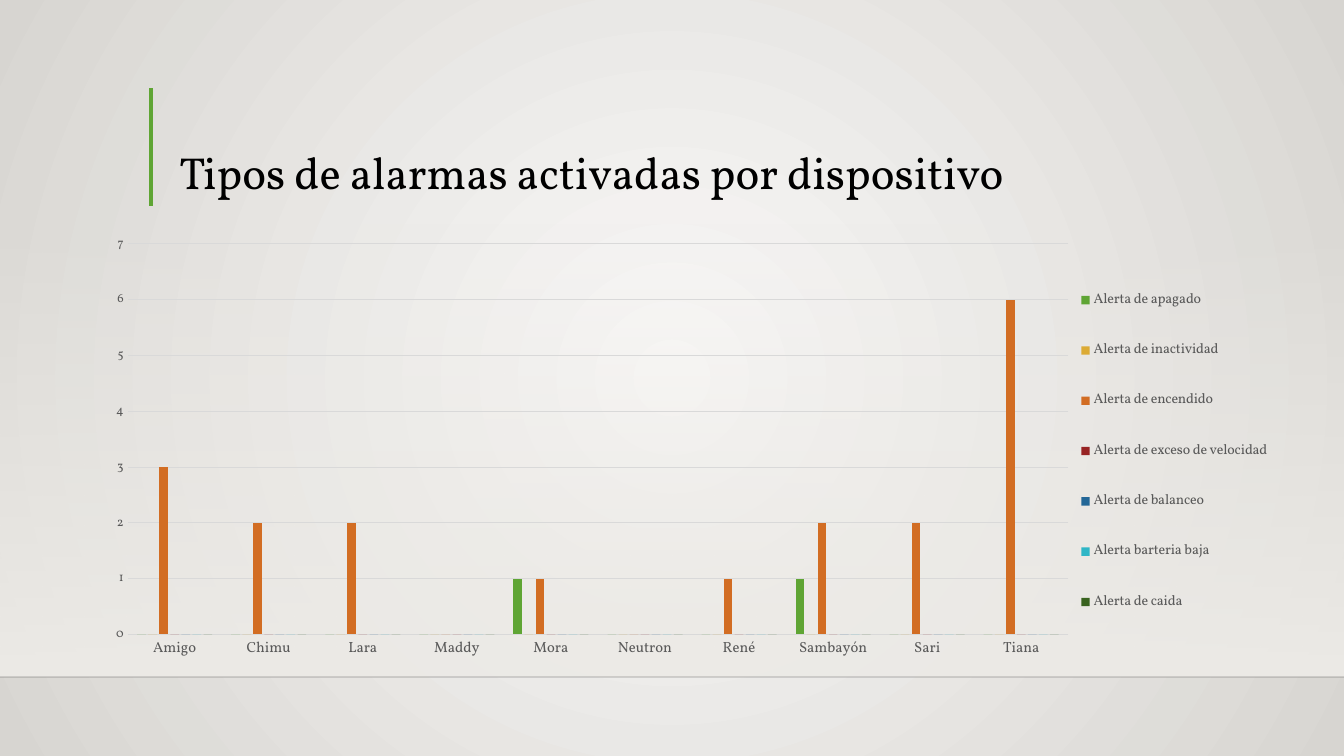
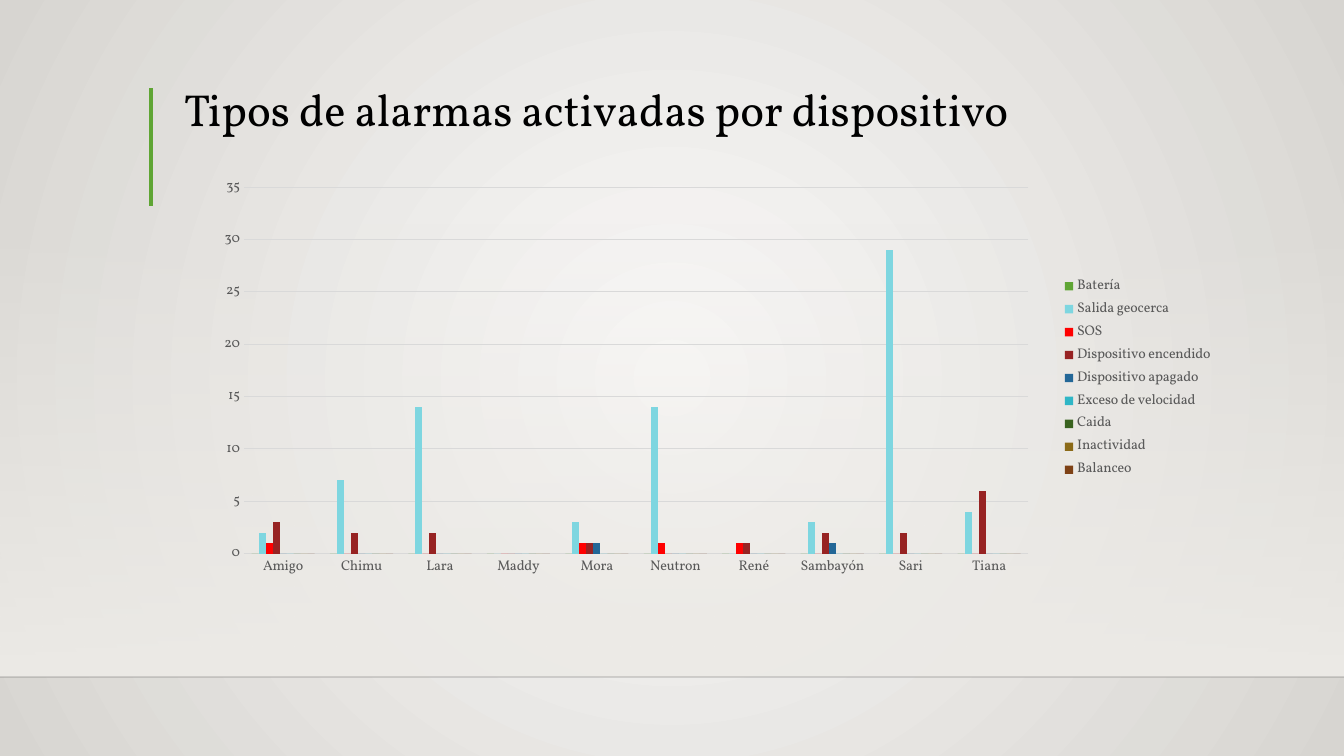
Before and after one commit to Siriusg2/resumenipa, a slide deck: slide 3 of excel_reports/IPApresentacion.pptx. Drawn at 1344x756 pixels with LibreOffice and Linux fonts; fonts in the diff are those of the drawing; background and template pictures are left out. Boxes give left, top, right and bottom in pixels: in the first picture for what was removed or moved away, otherwise in the second. Text is boxed around its words. In the diff, an @@ line names an element or a change of style, - is before the commit and + after.

```diff
--- a/excel_reports/IPApresentacion.pptx
+++ b/excel_reports/IPApresentacion.pptx
@@ title "Tipos de alarmas activadas por ...": place and size @@
-title "Tipos de alarmas activadas por ..." at (179,157,1003,200)
+title "Tipos de alarmas activadas por ..." at (184,94,1008,137)
@@ column chart at (174,173,1224,583) @@
-Alerta de apagado: 0, 0, 0, 0, 1, 0, 0, 1, 0, 0
+Batería: 0, 0, 0, 0, 0, 0, 0, 0, 0, 0
-Alerta de inactividad: 0, 0, 0, 0, 0, 0, 0, 0, 0, 0
+Salida geocerca: 2, 7, 14, 0, 3, 14, 0, 3, 29, 4
@@ colour of Salida geocerca #DCAB34 to #7FD6E0 @@
-Alerta de encendido: 3, 2, 2, 0, 1, 0, 1, 2, 2, 6
+SOS: 1, 0, 0, 0, 1, 1, 1, 0, 0, 0
@@ colour of SOS #D26D23 to #FF0000 @@
-Alerta de exceso de velocidad: 0, 0, 0, 0, 0, 0, 0, 0, 0, 0
+Dispositivo encendido: 3, 2, 2, 0, 1, 0, 1, 2, 2, 6
-Alerta de balanceo: 0, 0, 0, 0, 0, 0, 0, 0, 0, 0
+Dispositivo apagado: 0, 0, 0, 0, 1, 0, 0, 1, 0, 0
-Alerta barteria baja: 0, 0, 0, 0, 0, 0, 0, 0, 0, 0
+Exceso de velocidad: 0, 0, 0, 0, 0, 0, 0, 0, 0, 0
-Alerta de caida: 0, 0, 0, 0, 0, 0, 0, 0, 0, 0
+Caida: 0, 0, 0, 0, 0, 0, 0, 0, 0, 0
+Inactividad: 0, 0, 0, 0, 0, 0, 0, 0, 0, 0
+Balanceo: 0, 0, 0, 0, 0, 0, 0, 0, 0, 0
@@ category axis changed @@
@@ value axis changed @@
@@ bar spacing changed @@
@@ plot area changed @@
@@ column chart: place and size @@
-column chart at (92,227,1296,667)
+column chart at (174,173,1224,583)
```
Also in this commit, not shown: 1 other slide changed, 2 other files.
